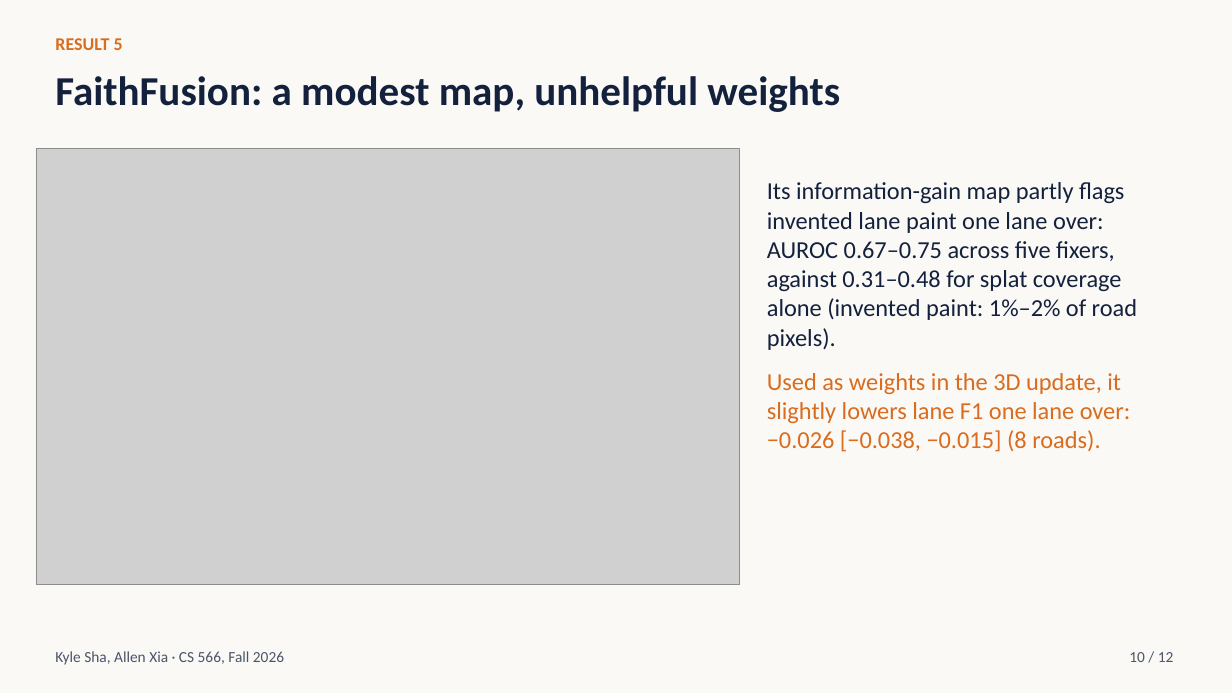
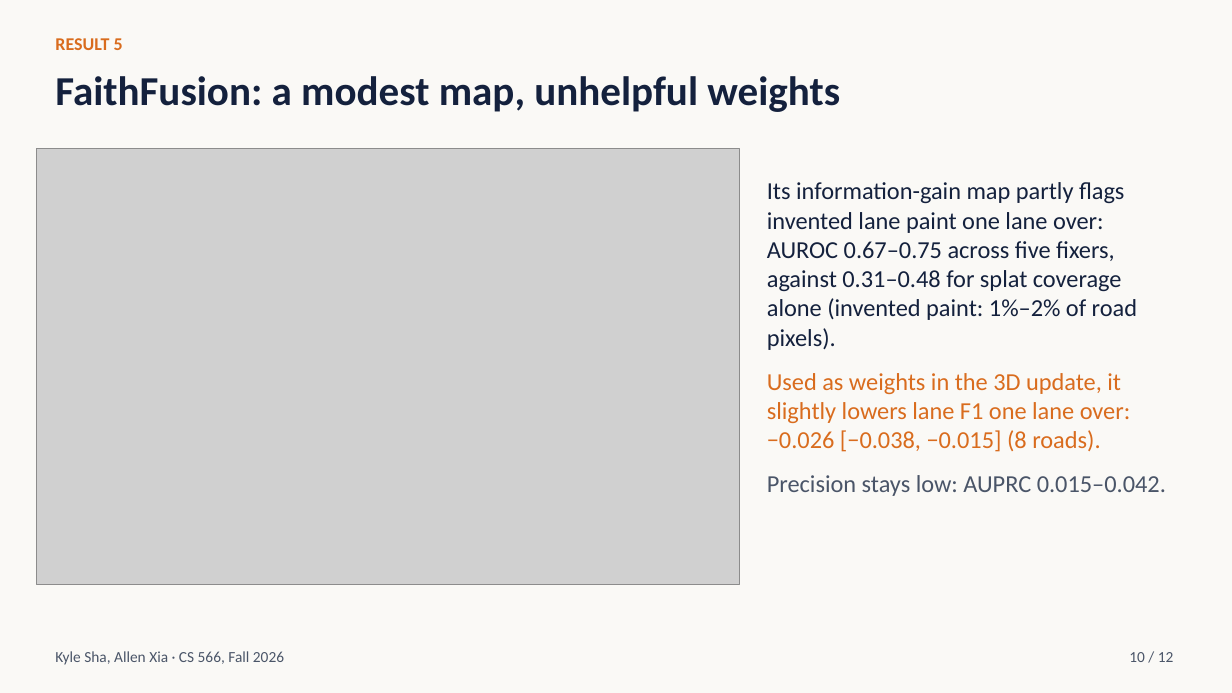
Before and after one commit to ksha23/cs566-drive-sim-trust, a slide deck: slide 10 of presentation/cs566_drive_sim_talk.pptx. Drawn at 1232x693 pixels with LibreOffice and Linux fonts; fonts in the diff are those of the drawing; grey boxes stand for pictures. Boxes give left, top, right and bottom in pixels: in the first picture for what was removed or moved away, otherwise in the second. Text is boxed around its words. In the diff, an @@ line names an element or a change of style, - is before the commit and + after.

```diff
--- a/presentation/cs566_drive_sim_talk.pptx
+++ b/presentation/cs566_drive_sim_talk.pptx
@@ text at <box>767,475,1166,496</box>: paragraph added @@
+Precision stays low: AUPRC 0.015–0.042.
```
Also in this commit, not shown: 1 other slide changed, 3 other files.
